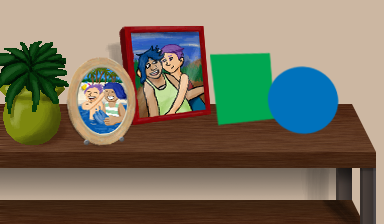
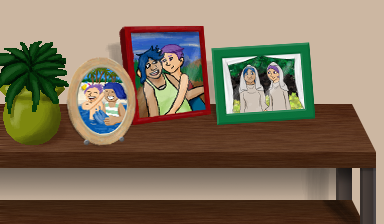
Layers edited between the first and the second 384×224 image:
hid "Layer 21" over 266, 66, 339, 135
added group "pic3" with 2 layers in group "frames" over 211, 42, 315, 125
added layer "Layer 25" in group "pic3" over 225, 58, 293, 113
added layer "phase11-pic3" in group "pic3" over 211, 42, 315, 125
hid "Layer 19" over 210, 52, 275, 126
painted on "shadows" over 209, 92, 220, 122
painted on "Layer 22" over 206, 58, 220, 110
